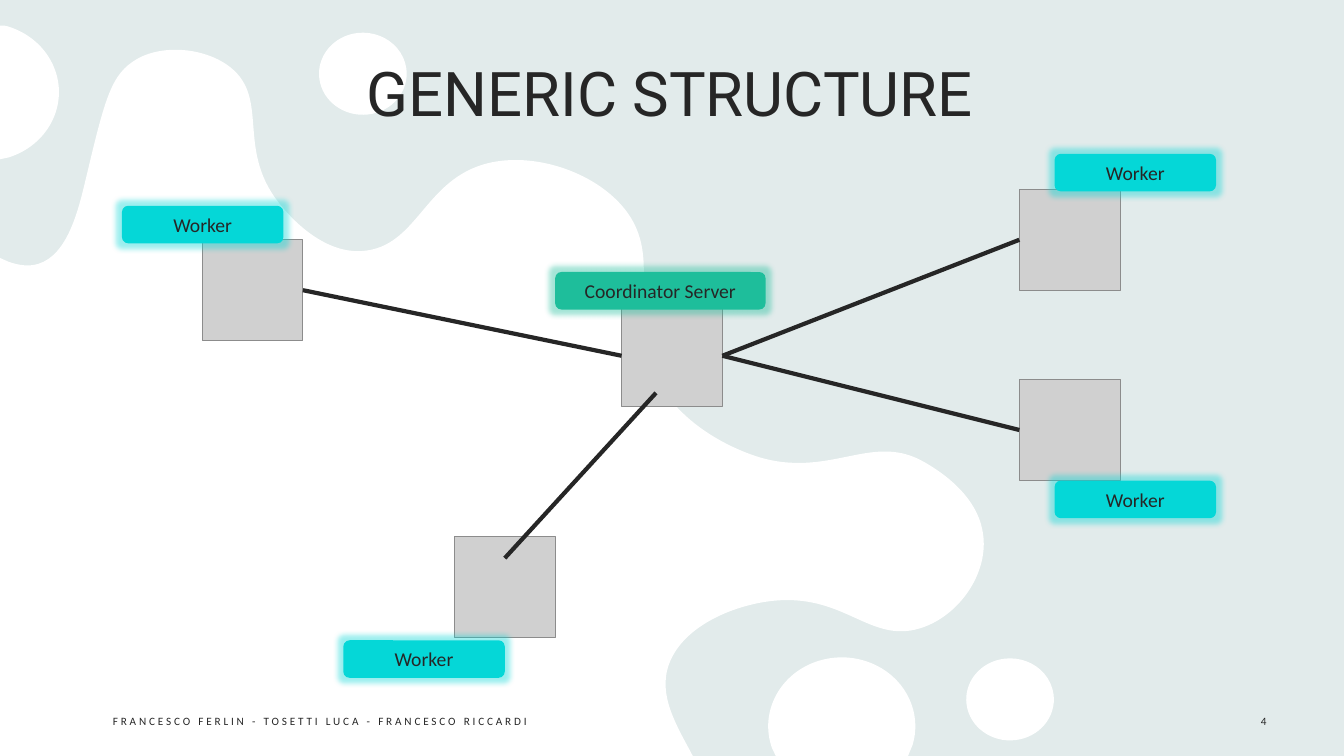
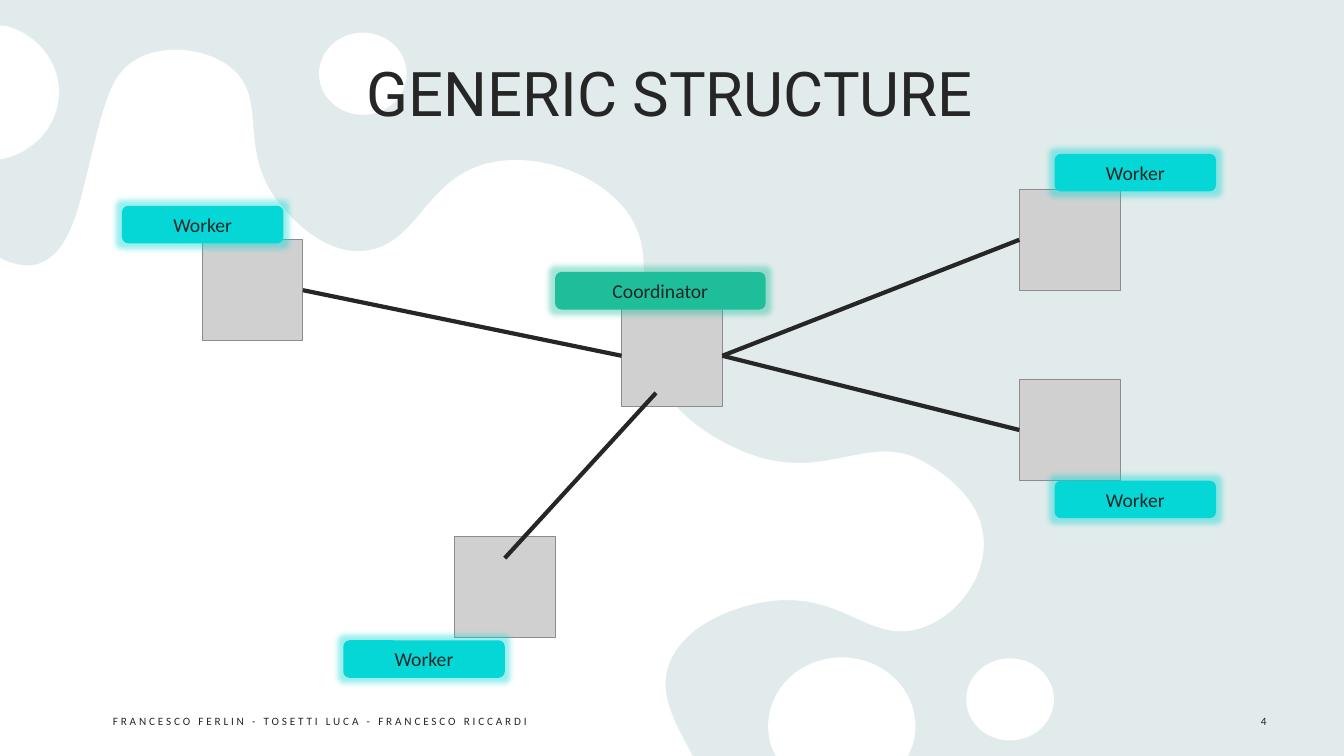
Before and after one commit to Furrrlo/dataflow-platform, a slide deck: slide 4 of DATAFLOW-PLATFORM.pptx. Drawn at 1344x756 pixels with LibreOffice and Linux fonts; fonts in the diff are those of the drawing; grey boxes stand for pictures. Boxes give left, top, right and bottom in pixels: in the first picture for what was removed or moved away, otherwise in the second. Text is boxed around its words. In the diff, an @@ line names an element or a change of style, - is before the commit and + after.

Commit message:
Updated pptx

```diff
--- a/DATAFLOW-PLATFORM.pptx
+++ b/DATAFLOW-PLATFORM.pptx
@@ text in rounded rectangle at box(612, 284, 708, 298): text changed @@
-Coordinator Server
+Coordinator
```
Also in this commit, not shown: 16 other slides changed, 1 slide added, 1 other file.
